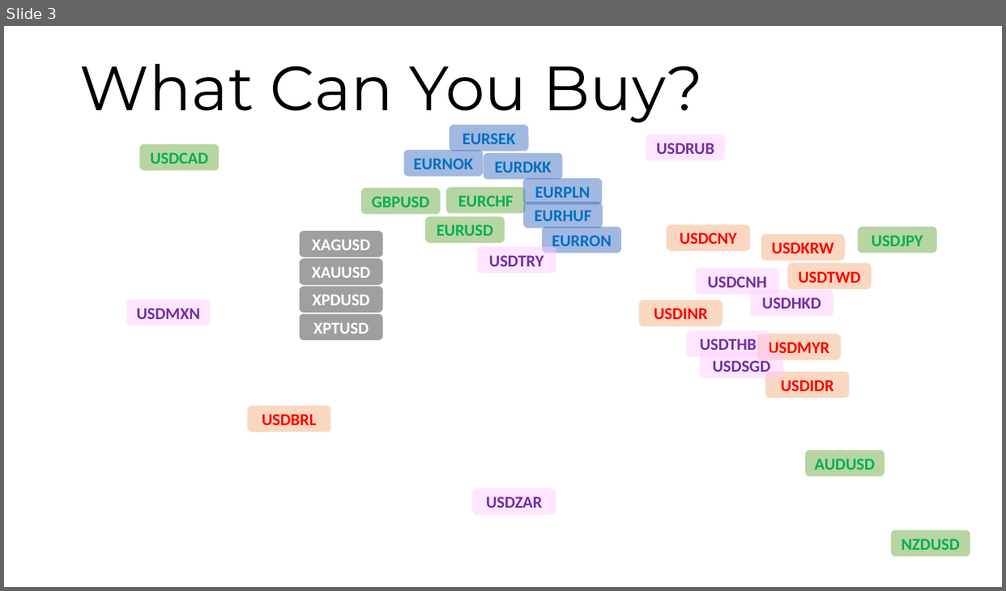
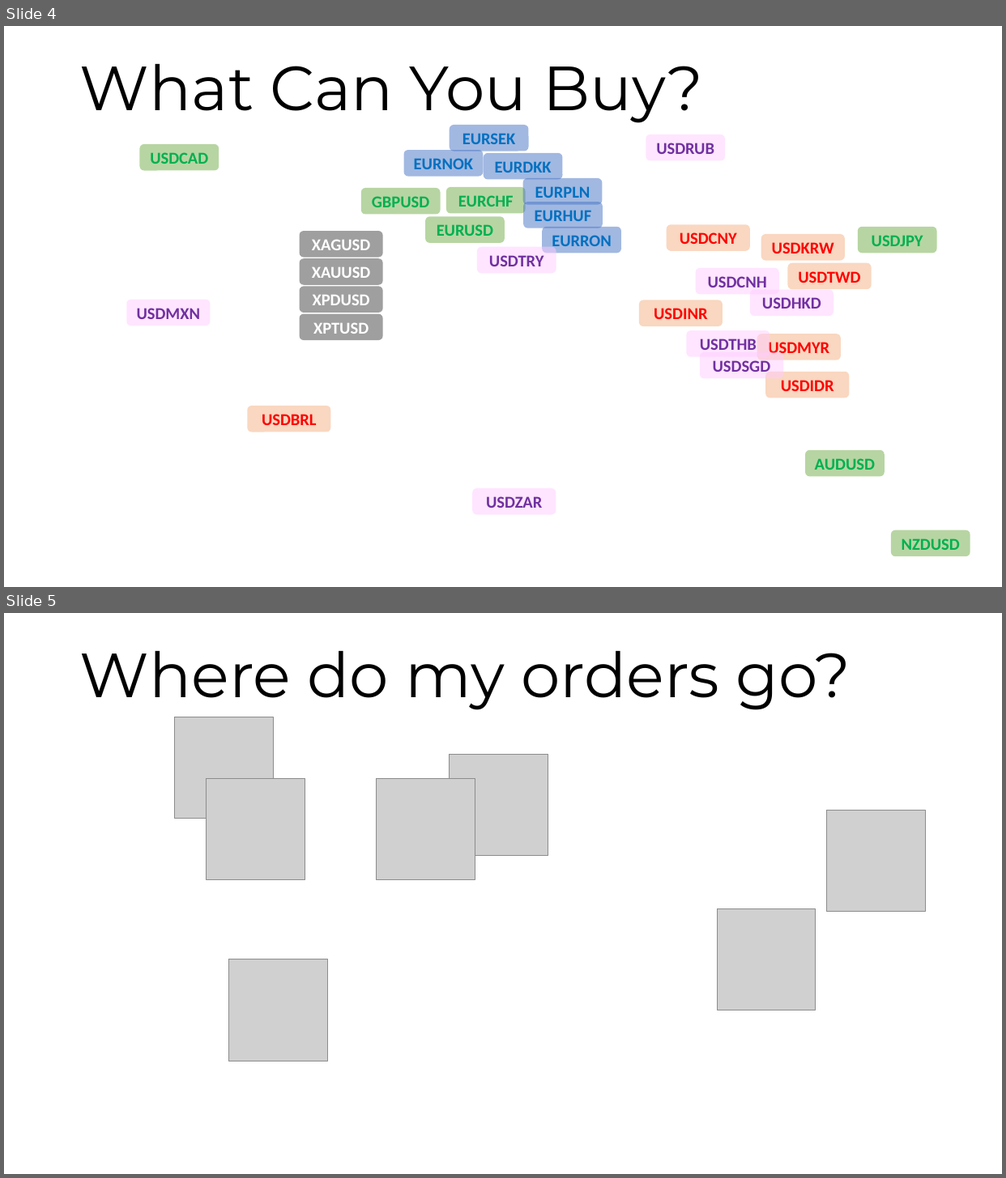
Before and after one commit to maatt4code/PicsAndStuff, a slide deck: Presentation/FXMM.pptx. Shown one above the other, each under a label of ours: slide 3 before the commit, slides 4 and 5 after it. The pictures are 1006x591 and 1006x1178 pixels, drawn with LibreOffice and Linux fonts; fonts in the diff are those of the drawing; grey boxes stand for pictures; background and template pictures are left out. Boxes give left, top, right and bottom in pixels: in the first picture for what was removed or moved away, otherwise in the second. Text is boxed around its words. In the diff, an @@ line names an element or a change of style, - is before the commit and + after.

```diff
--- a/Presentation/FXMM.pptx
+++ b/Presentation/FXMM.pptx
@@ slide 5 added at [4, 613, 1002, 1174], background picture (left out) @@
@@ text added at [80, 651, 850, 710], 60 pt, text #000000 @@
+Where do my orders go?
@@ picture added at [175, 717, 274, 818] @@
@@ picture added at [450, 755, 548, 855] @@
@@ picture added at [206, 778, 305, 879] @@
@@ picture added at [376, 778, 475, 879] @@
@@ picture added at [827, 811, 926, 912] @@
@@ picture added at [718, 909, 816, 1010] @@
@@ picture added at [228, 960, 327, 1061] @@
@@ what was slide 3 is now slide 4 @@
```
Also in this commit, not shown: 5 slides changed, 13 other slides added, 3 slides removed, 12 other files.
